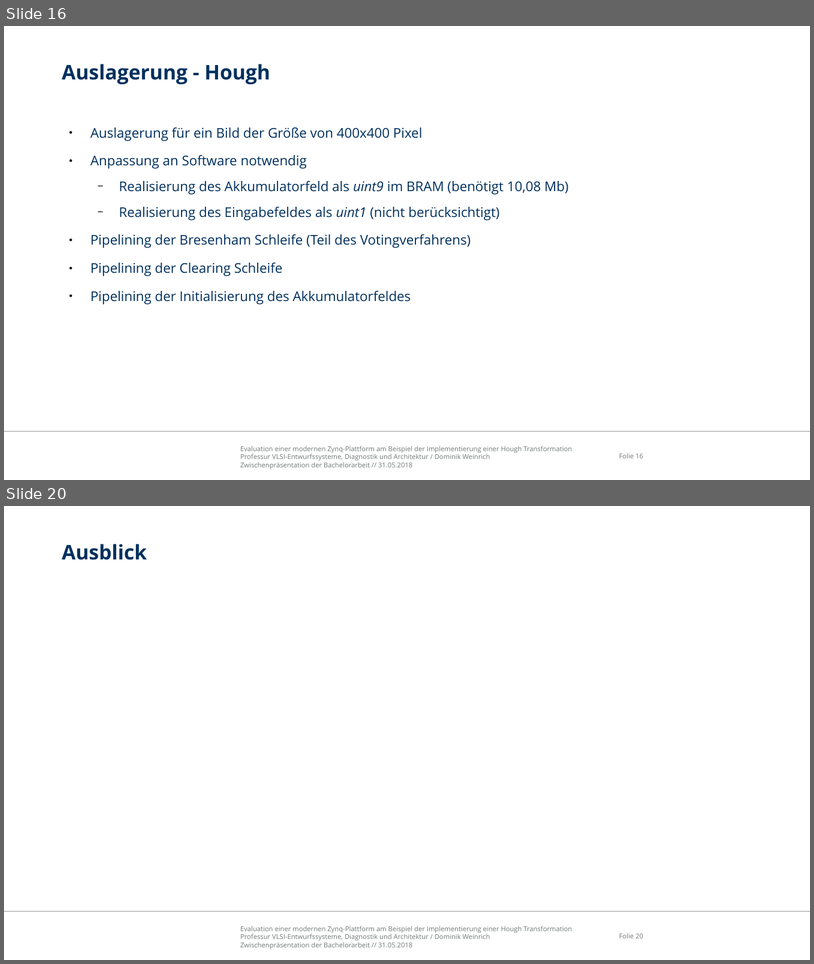
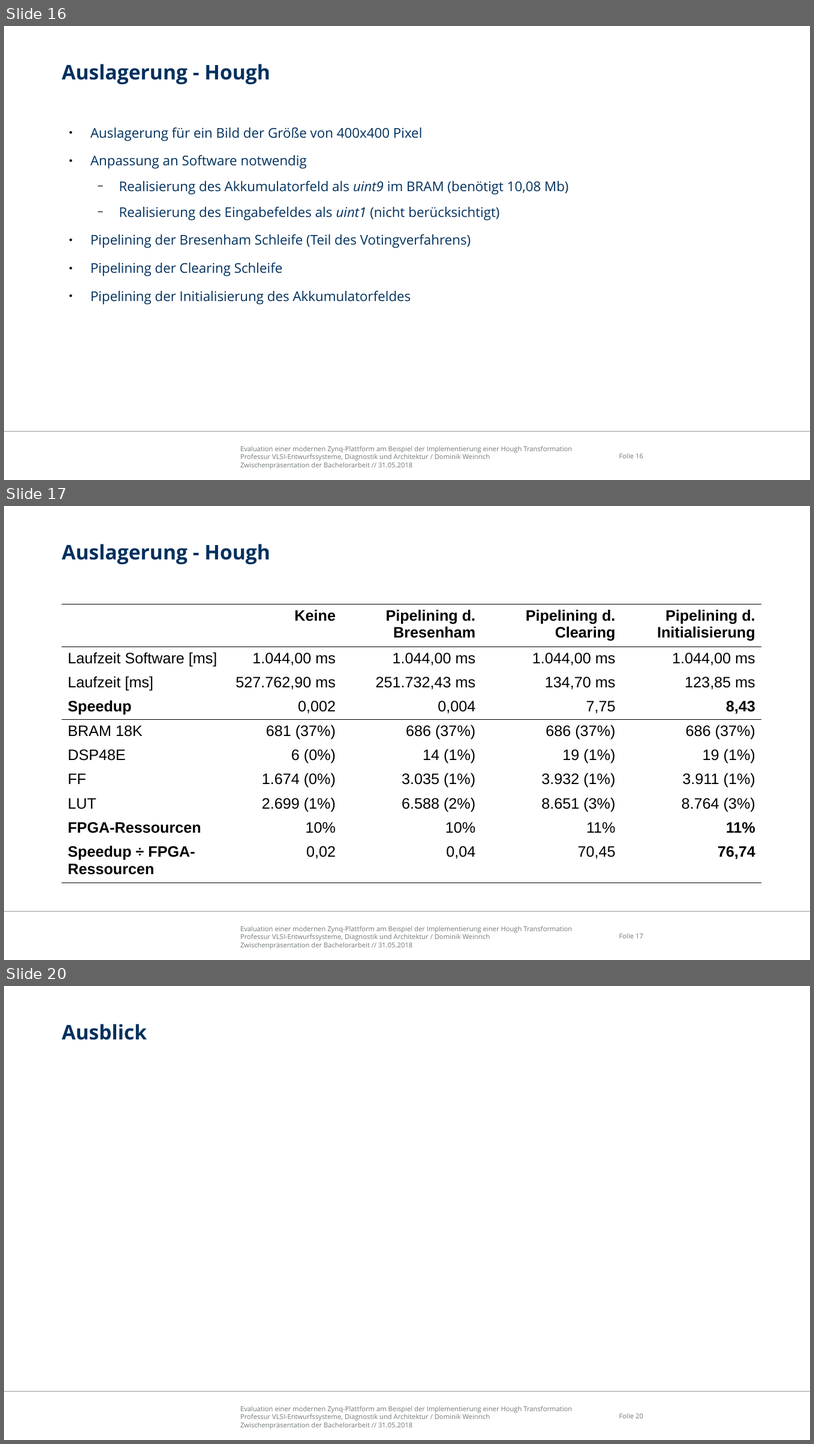
Before and after one commit to freeDom-/hough, a slide deck: Verteidigung/Verteidigung.odp. Shown one above the other, each under a label of ours: slides 16 and 20 before the commit, slides 16, 17 and 20 after it; the slides between them are not shown. The pictures are 814x964 and 814x1444 pixels, drawn with LibreOffice and Linux fonts; fonts in the diff are those of the drawing; background and template pictures are left out. Boxes give left, top, right and bottom in pixels: in the first picture for what was removed or moved away, otherwise in the second. Text is boxed around its words. In the diff, an @@ line names an element or a change of style, - is before the commit and + after.

```diff
--- a/Verteidigung/Verteidigung.odp
+++ b/Verteidigung/Verteidigung.odp
@@ slide 17 added at (4,506,810,960), background #FFFFFF; not listed: 3 template elements that a slide beside it also shows @@
@@ title added at (62,544,270,564), 24 pt, text #00305E, bold @@
+Auslagerung - Hough
@@ table added at (62,604,761,877), 10 rows, 5 columns @@
+ | Keine | Pipelining d. Bresenham | Pipelining d. Clearing | Pipelining d. Initialisierung
+Laufzeit Software [ms] | 1.044,00 ms | 1.044,00 ms | 1.044,00 ms | 1.044,00 ms
+Laufzeit [ms] | 527.762,90 ms | 251.732,43 ms | 134,70 ms | 123,85 ms
+Speedup | 0,002 | 0,004 | 7,75 | 8,43
+BRAM 18K | 681 (37%) | 686 (37%) | 686 (37%) | 686 (37%)
+DSP48E | 6 (0%) | 14 (1%) | 19 (1%) | 19 (1%)
+FF | 1.674 (0%) | 3.035 (1%) | 3.932 (1%) | 3.911 (1%)
+LUT | 2.699 (1%) | 6.588 (2%) | 8.651 (3%) | 8.764 (3%)
+FPGA-Ressourcen | 10% | 10% | 11% | 11%
+Speedup ÷ FPGA-Ressourcen | 0,02 | 0,04 | 70,45 | 76,74
```
Also in this commit, not shown: 3 slides changed, 1 other slide added, 2 slides removed.
